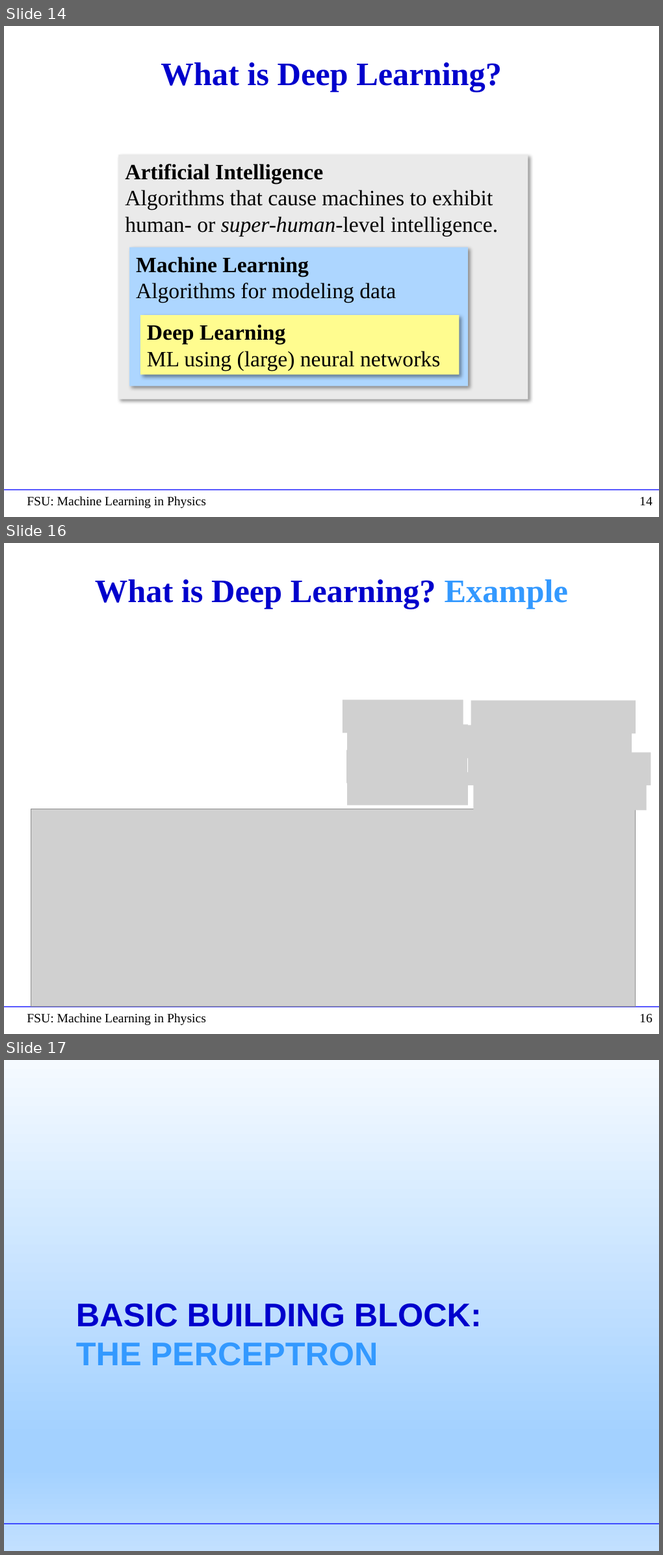
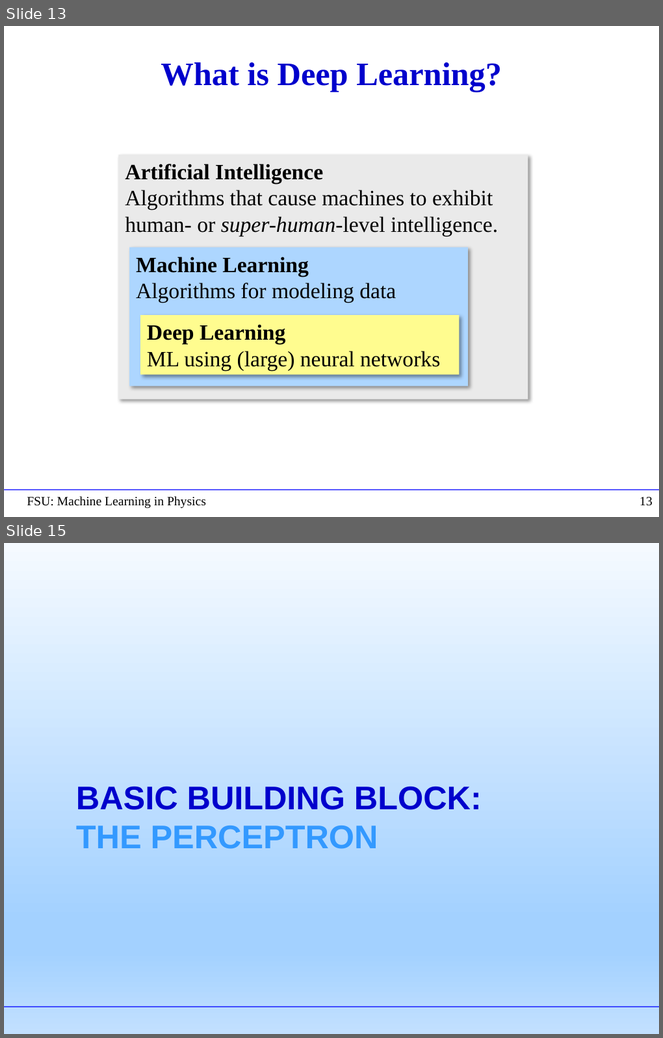
Before and after one commit to hbprosper/mlinphysics, a slide deck: Lectures/01.Foundations/Lecture01.pptx. Shown one above the other, each under a label of ours: slides 14, 16 and 17 before the commit, slides 13 and 15 after it; the slides between them are not shown. The pictures are 663x1555 and 663x1038 pixels, drawn with LibreOffice and Linux fonts; fonts in the diff are those of the drawing; grey boxes stand for pictures. Boxes give left, top, right and bottom in pixels: in the first picture for what was removed or moved away, otherwise in the second. Text is boxed around its words. In the diff, an @@ line names an element or a change of style, - is before the commit and + after.

```diff
--- a/Lectures/01.Foundations/Lecture01.pptx
+++ b/Lectures/01.Foundations/Lecture01.pptx
@@ slide 16 removed at (x1=4, y1=543, x2=659, y2=1034), background #FFFFFF; not listed: 1 template element that a slide beside it also shows @@
@@ title removed at (x1=95, y1=579, x2=568, y2=609) @@
-What is Deep Learning? Example
@@ group removed at (x1=343, y1=700, x2=468, y2=805): 4 pictures @@
@@ group removed at (x1=467, y1=701, x2=651, y2=810): 4 pictures @@
@@ picture removed at (x1=31, y1=809, x2=636, y2=1007) @@
@@ text removed at (x1=27, y1=1014, x2=206, y2=1026) @@
-FSU: Machine Learning in Physics
@@ page number removed at (x1=640, y1=1014, x2=653, y2=1023) @@
-16
@@ what was slide 14 is now slide 13 @@
@@ page number at (x1=640, y1=497, x2=653, y2=506): text changed @@
-14
+13
@@ what was slide 17 is now slide 15 @@
```
Also in this commit, not shown: 6 slides changed, 3 slides added, 5 other slides removed, 8 other files.
